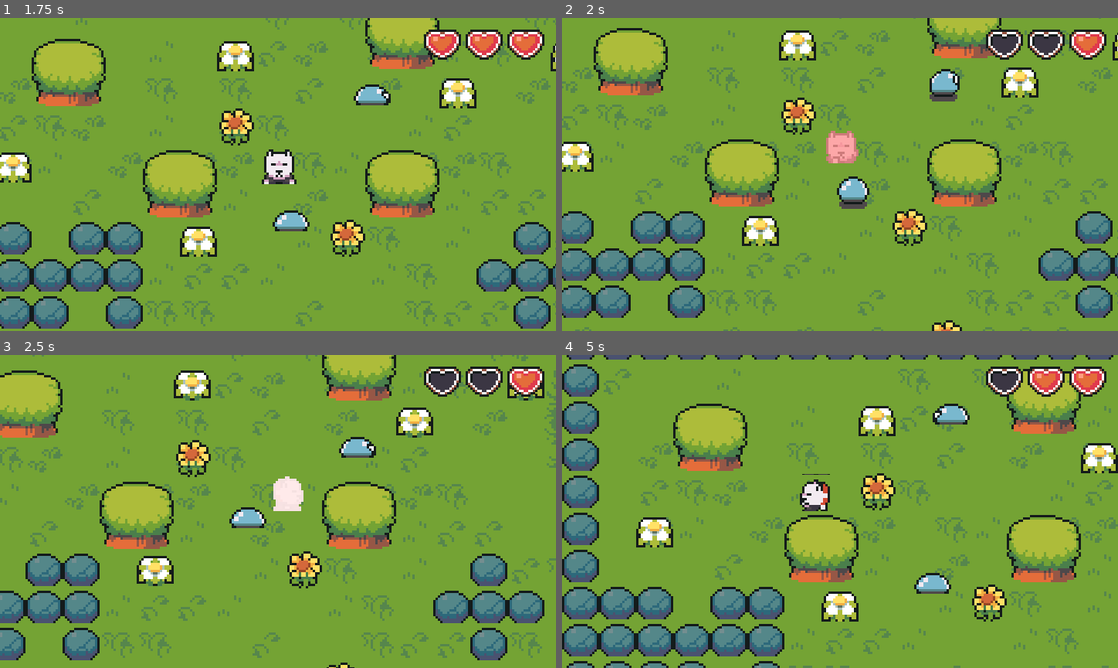
Above: before the commit, frames 1-4 (two rows, left to right).
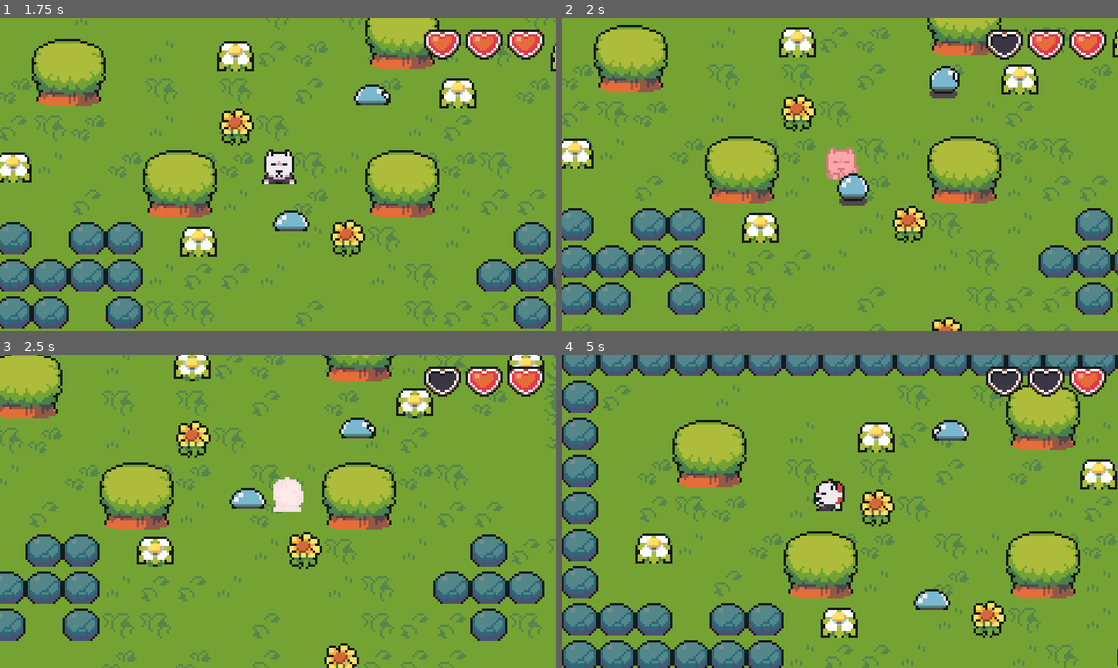
Above: after the commit, the same moments.

Repository: helderscrolls/magic-doggo
Game: Godot game, scene res://scenes/world.tscn
Two runs of this game, one before a commit and one after it. Both use one fixed random seed, a clock stepped at 60 frames per second and the inputs below.
Inputs:
- Up to frame 1 (1.75 s): hold Right (ui_right) 0.53-1.28 s; hold Down (ui_down) from 1.28 s (still down)
- Up to frame 2 (2 s): keep holding Down (ui_down)
- Up to frame 3 (2.5 s): release Down (ui_down) at 2.03 s; hold Right (ui_right) from 2.03 s (still down)
- Up to frame 4 (5 s): release Right (ui_right) at 2.78 s; hold Up (ui_up) 2.78-3.53 s; hold Left (ui_left) from 3.53 s (still down)

Frame 1 is identical in both runs. In frame 2, 18% of the frame differs, in the area x 0-100%, y 0-100%; in frame 3, 33%; in frame 4, 40%.

Commit message:
feat(player): add immunity window after getting hurt

Diff:
--- a/scripts/player.gd
+++ b/scripts/player.gd
@@ -13,6 +13,8 @@
 @onready var currentHealth: int = maxHealth
 
 @export var knockbackPower: int = 500
+
+var isHurt: bool = false
 
 func _ready():
 	effects.play("RESET")
@@ -50,17 +52,23 @@
 
 
 func _on_hurt_box_area_entered(area: Area2D) -> void:
+	if isHurt:
+		return
+
 	if area.name == "HitBox":
 		currentHealth -= 1
 		if currentHealth < 0:
 			currentHealth = maxHealth
 
 		healthChanged.emit(currentHealth)
+		isHurt = true
 		knockback(area.get_parent().velocity)
 		effects.play("hurtBlink")
 		hurtTimer.start()
+
 		await hurtTimer.timeout
 		effects.play("RESET")
+		isHurt = false
 
 func knockback(enemyVelocity: Vector2):
 	var knockbackDirection = (enemyVelocity - velocity).normalized() * knockbackPower
